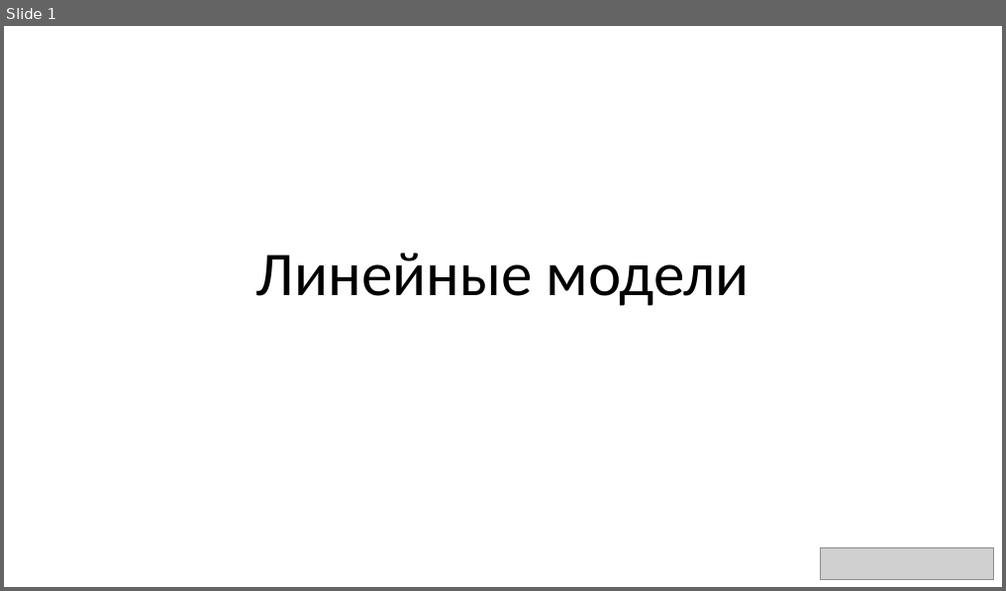
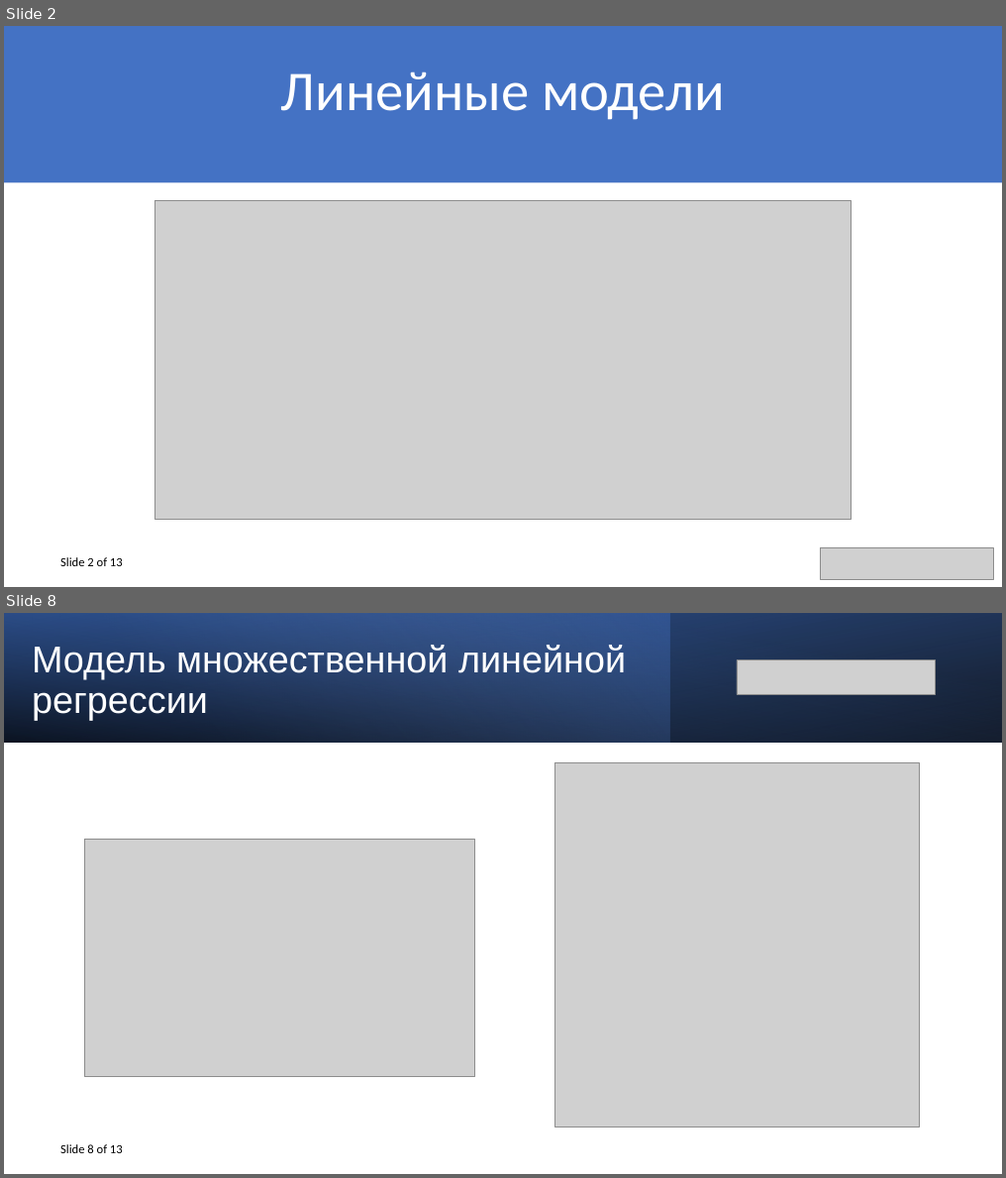
Before and after one commit to Strikoder/Mathmode_UNI_, a slide deck: presentation/Linear models.pptx. Shown one above the other, each under a label of ours: slide 1 before the commit, slides 2 and 8 after it; the slides between them are not shown. The pictures are 1006x591 and 1006x1178 pixels, drawn with LibreOffice and Linux fonts; fonts in the diff are those of the drawing; grey boxes stand for pictures. Boxes give left, top, right and bottom in pixels: in the first picture for what was removed or moved away, otherwise in the second. Text is boxed around its words. In the diff, an @@ line names an element or a change of style, - is before the commit and + after.

```diff
--- a/presentation/Linear models.pptx
+++ b/presentation/Linear models.pptx
@@ slide 8 added at [4, 613, 1002, 1174], background #FFFFFF @@
@@ rectangle added at [4, 613, 1002, 742], fill gradient #000000 to #2F5597 @@
@@ rectangle added at [4, 613, 669, 742], fill gradient #4472C4 to #8FAADC @@
@@ rectangle added at [4, 613, 1002, 742], fill gradient #000000 to #4472C4 @@
@@ title added at [32, 645, 626, 720], 36 pt, text #FFFFFF @@
+Модель множественной линейной регрессии
@@ picture added at [737, 661, 936, 694] @@
@@ picture added at [555, 762, 920, 1128] @@
@@ picture added at [85, 839, 475, 1077] @@
@@ text added at [60, 1145, 123, 1154], 12 pt, text #000000 @@
+Slide 8 of 13
@@ what was slide 1 is now slide 2 @@
@@ slide 2 changed as well @@
@@ rectangle added at [4, 26, 1002, 182], fill #4472C4 @@
@@ title "Линейные модели": place and size @@
-title "Линейные модели" at [256, 253, 749, 306]
+title "Линейные модели" at [281, 72, 725, 120]
@@ title "Линейные модели" at [281, 72, 725, 120]: size 60 to 54 pt, text colour #000000 to #FFFFFF @@
@@ picture added at [155, 201, 851, 520] @@
@@ text added at [60, 558, 123, 567], 12 pt, text #000000 @@
+Slide 2 of 13
```
Also in this commit, not shown: 11 other slides added, 19 slides removed, 4 other files.
